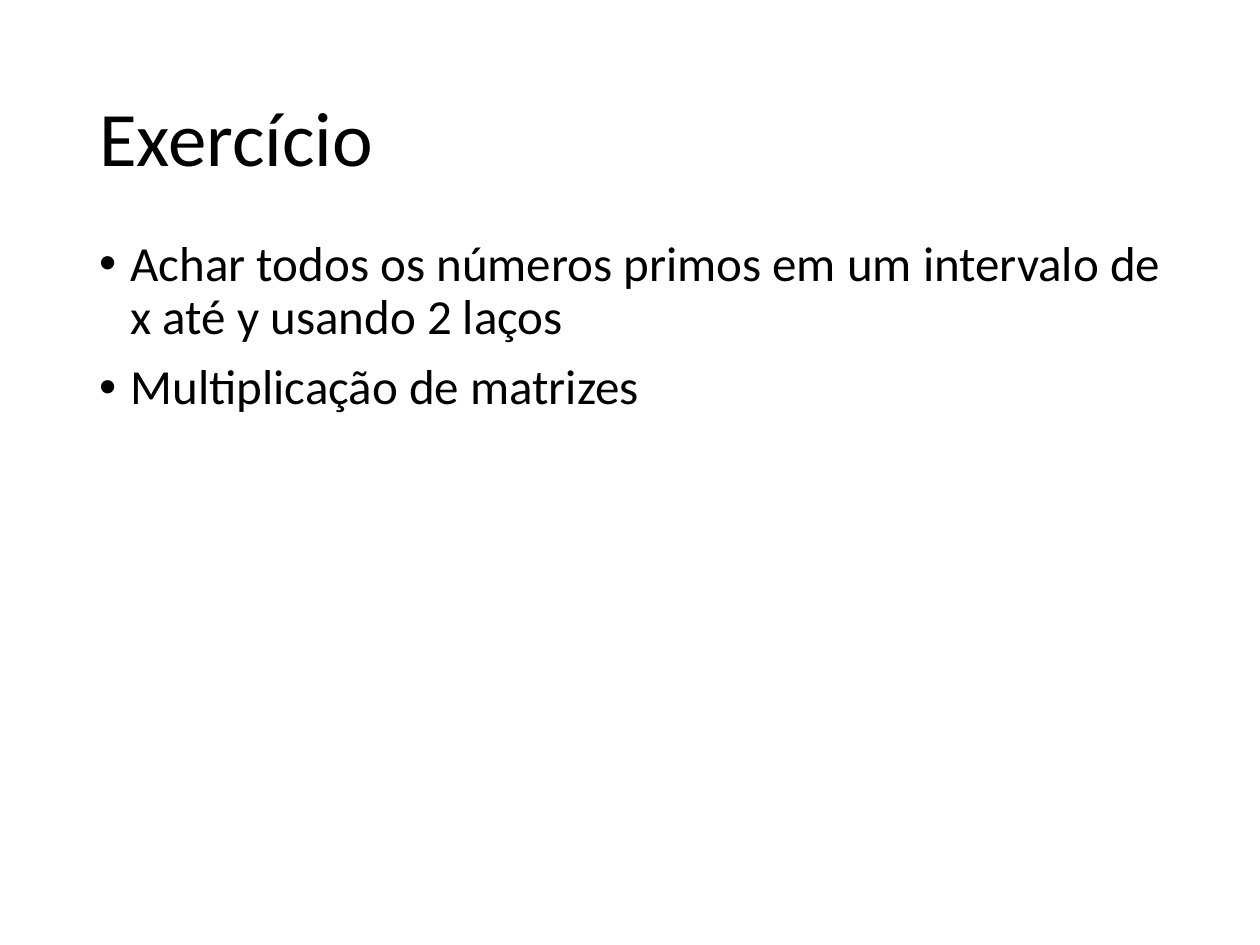
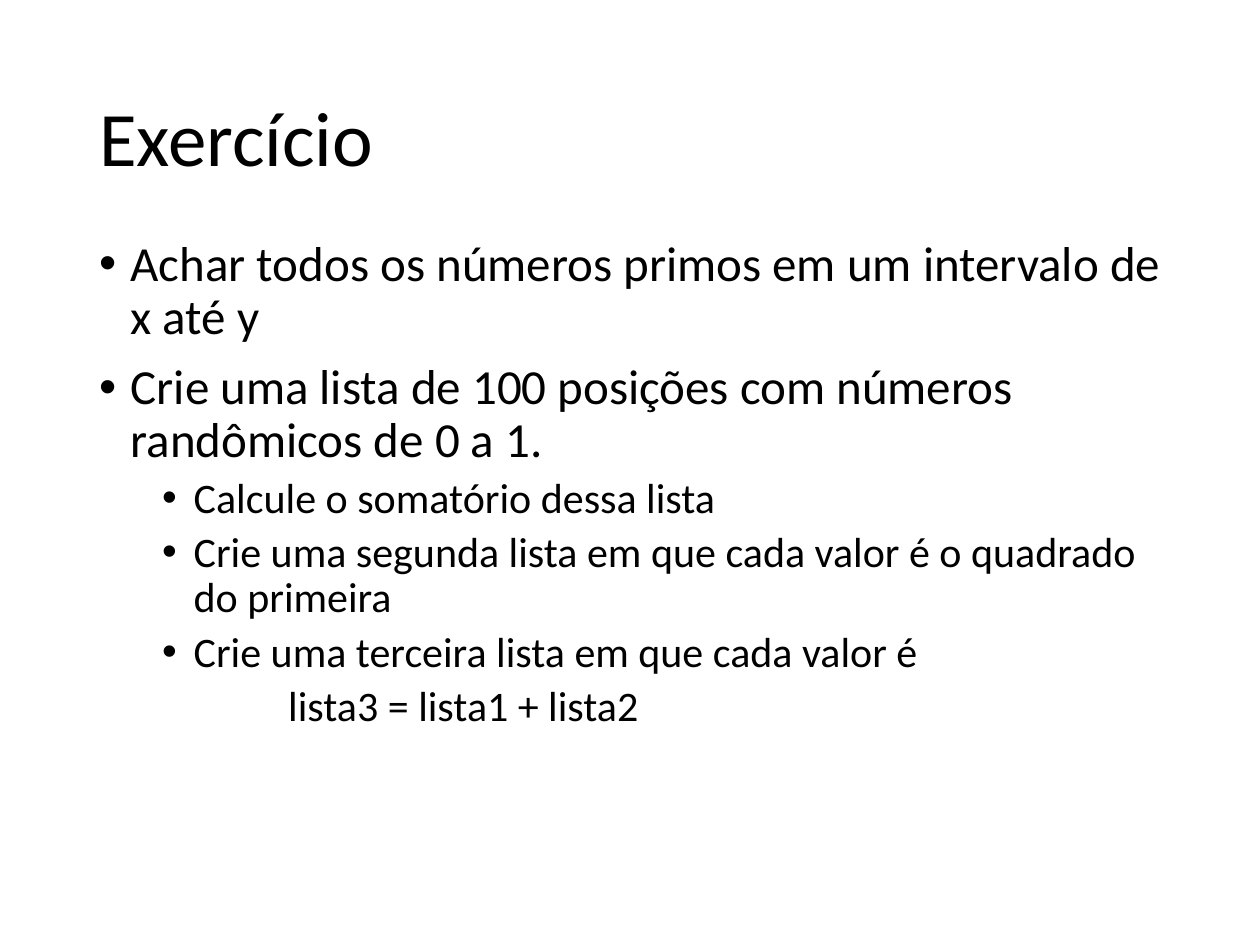
Before and after one commit to fernandoFernandeSantos/minicurso_python_2019, a slide deck: slide 54 of aula.pptx (slide 47 before the commit). Drawn at 1260x945 pixels with LibreOffice and Linux fonts; fonts in the diff are those of the drawing. Boxes give left, top, right and bottom in pixels: in the first picture for what was removed or moved away, otherwise in the second. Text is boxed around its words. In the diff, an @@ line names an element or a change of style, - is before the commit and + after.

```diff
--- a/aula.pptx
+++ b/aula.pptx
@@ text at (131,247,1160,722): text changed; size 28 to 24 pt @@
-• Achar todos os números primos em um intervalo de x até y usando 2 laços
-• Multiplicação de matrizes
+• Achar todos os números primos em um intervalo de x até y
+• Crie uma lista de 100 posições com números randômicos de 0 a 1.
+  • Calcule o somatório dessa lista
+  • Crie uma segunda lista em que cada valor é o quadrado do primeira
+  • Crie uma terceira lista em que cada valor é
+  lista3 = lista1 + lista2
```
Also in this commit, not shown: 11 other slides changed, 17 slides added, 6 slides removed, 1 other file.
